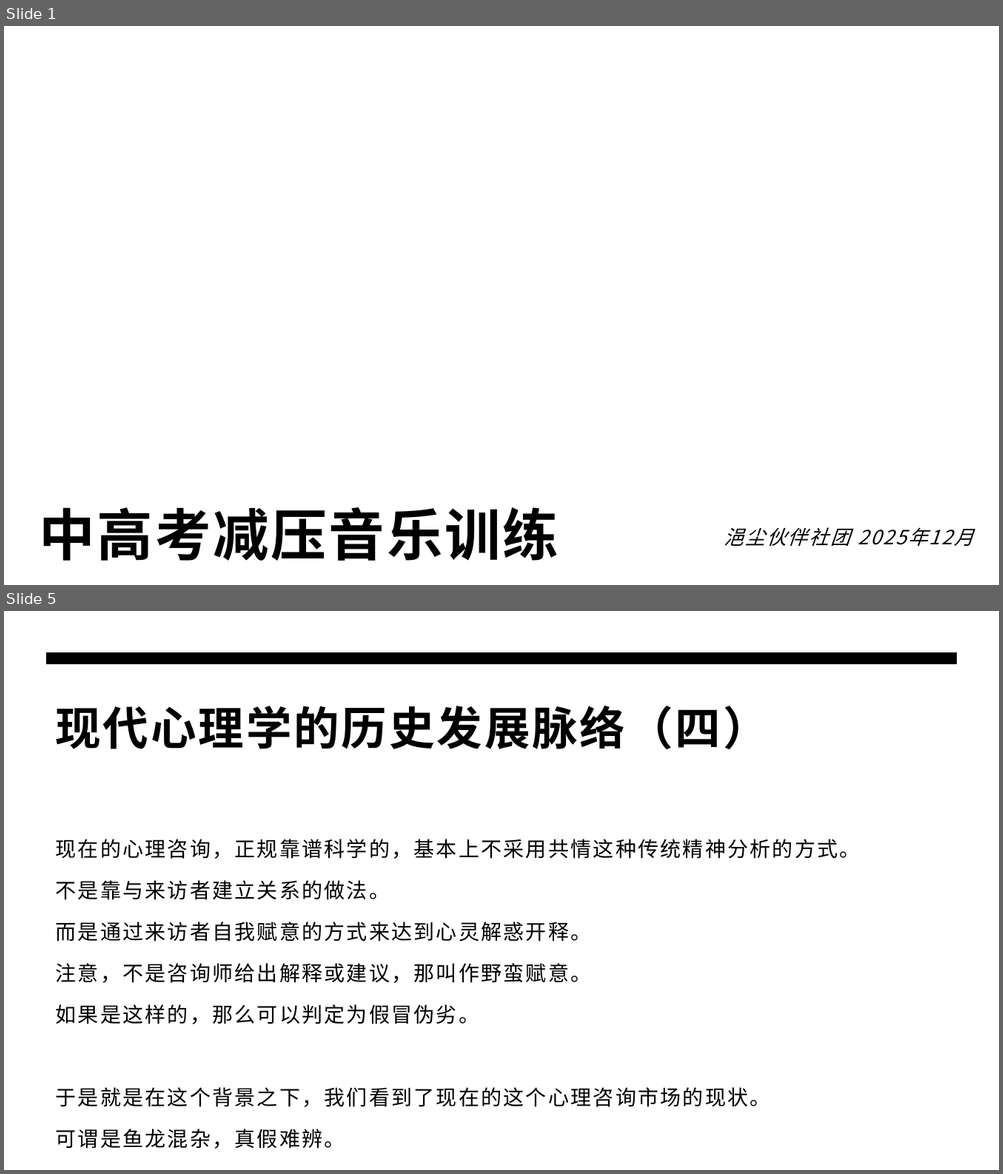
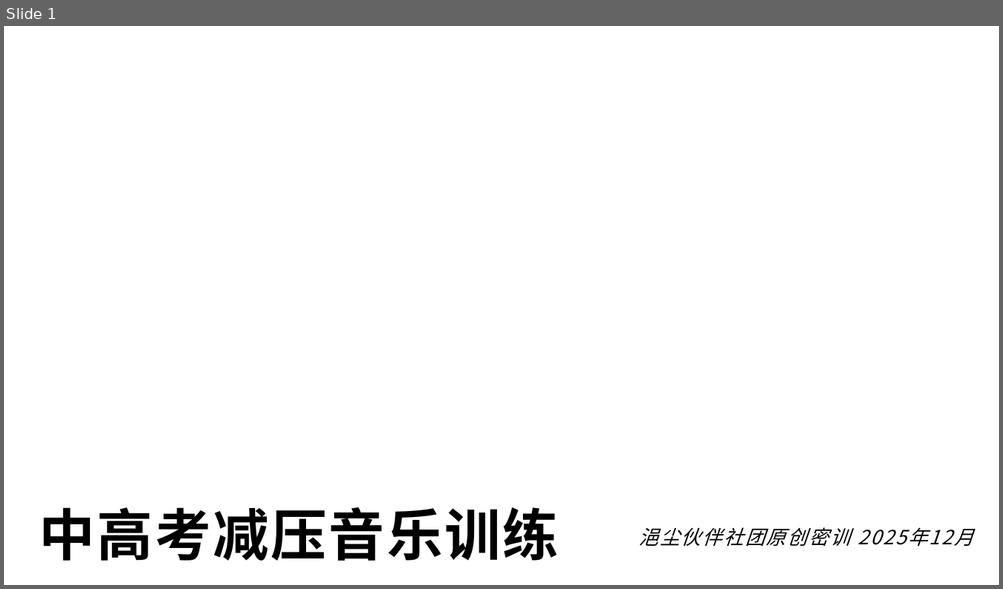
Before and after one commit to panxibei/writing, a slide deck: 44_心理学/浥尘伙伴社团原创：中高考音乐减压心理训练/PPT制作素材/浥尘伙伴社团原创：中高考音乐减压心理训练.pptx. Shown one above the other, each under a label of ours: slides 1 and 5 before the commit, slide 1 after it; the slides between them are not shown. The pictures are 1003x1174 and 1003x589 pixels, drawn with LibreOffice and Linux fonts; fonts in the diff are those of the drawing; background and template pictures are left out. Boxes give left, top, right and bottom in pixels: in the first picture for what was removed or moved away, otherwise in the second. Text is boxed around its words. In the diff, an @@ line names an element or a change of style, - is before the commit and + after.

```diff
--- a/44_心理学/浥尘伙伴社团原创：中高考音乐减压心理训练/PPT制作素材/浥尘伙伴社团原创：中高考音乐减压心理训练.pptx
+++ b/44_心理学/浥尘伙伴社团原创：中高考音乐减压心理训练/PPT制作素材/浥尘伙伴社团原创：中高考音乐减压心理训练.pptx
@@ slide 5 removed at box(4, 611, 999, 1170), background #FFFFFF @@
@@ freeform shape removed at box(46, 652, 957, 665) @@
@@ title removed at box(56, 706, 768, 749) @@
-现代心理学的历史发展脉络（四）
@@ text removed at box(56, 839, 860, 1108) @@
-现在的心理咨询，正规靠谱科学的，基本上不采用共情这种传统精神分析的方式。
-不是靠与来访者建立关系的做法。
-而是通过来访者自我赋意的方式来达到心灵解惑开释。
-注意，不是咨询师给出解释或建议，那叫作野蛮赋意。
-如果是这样的，那么可以判定为假冒伪劣。
-于是就是在这个背景之下，我们看到了现在的这个心理咨询市场的现状。
-可谓是鱼龙混杂，真假难辨。
@@ slide 1 changed as well @@
@@ subtitle at box(639, 528, 973, 546): text changed @@
-浥尘伙伴社团 2025年12月
+浥尘伙伴社团原创密训 2025年12月
```
Also in this commit, not shown: 24 slides added, 29 other slides removed, 2 other files.
